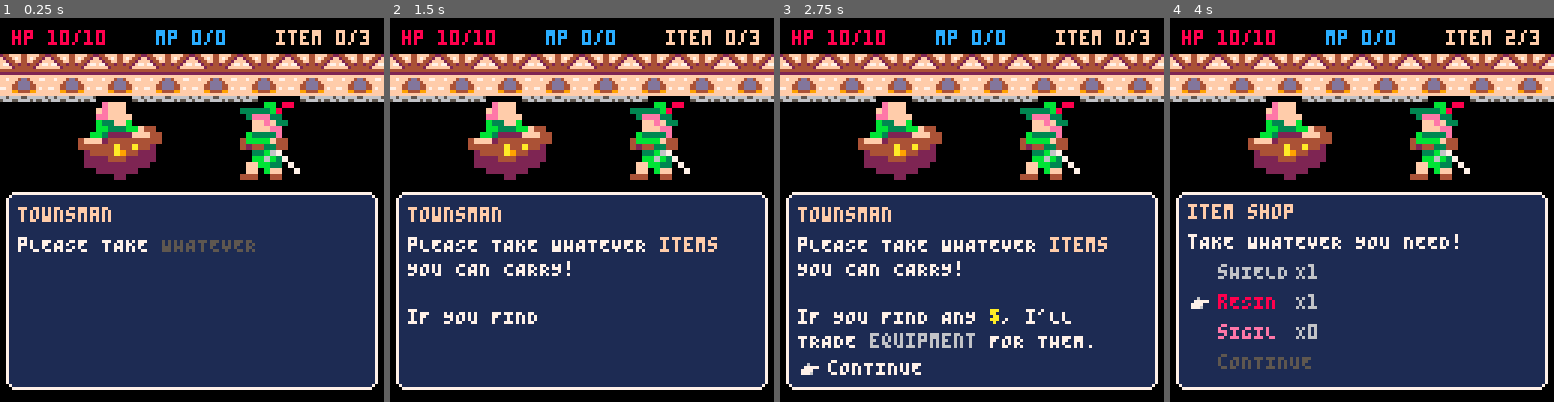
Above: before the commit, frames 1-4 (left to right).
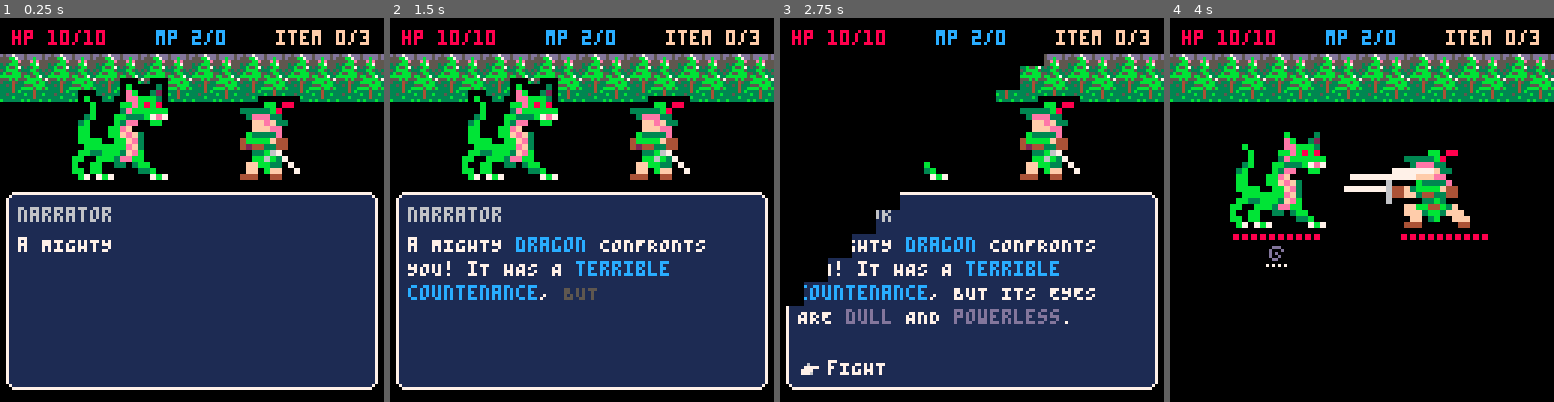
Above: after the commit, the same moments.

Repository: AddisonMink/pico8-prg
Game: PICO-8 cartridge main.p8
Same seed, same stepped clock (60 frames per second), same inputs: the game is played once before the commit and once after it.
Inputs:
- Up to frame 1 (0.25 s): no input
- Up to frame 2 (1.5 s): tap X (X key) at 0.33, 1.07 s; tap O (Z key) at 0.7 s
- Up to frame 3 (2.75 s): hold Right 1.6-2.1 s; tap O (Z key) at 1.7, 2.1, 2.5 s; tap X (X key) at 1.85 s; hold Up 2.15-2.42 s; hold Right from 2.47 s (still down)
- Up to frame 4 (4 s): tap O (Z key) at 2.9, 3.3, 3.7 s; tap X (X key) at 2.97 s; release Right at 3.03 s; hold Left 3.08-3.58 s; hold Down 3.63-3.97 s

The runs differ from the first frame. In frame 1, 18% of the frame differs, in the area x 0-100%, y 3-61%; in frame 2, 20%; in frame 3, 26%; in frame 4, 69%, in the area x 0-100%, y 3-97%.

Commit message:
add dragon fight.

Diff:
--- a/battle.lua
+++ b/battle.lua
@@ -33,8 +33,6 @@
   end
 
   local function start_turn()
-    menu = battle_menu_new()
-
     local next_state = nil
     if state.actor == enemy then
       local message, effects = enemy.behavior(global.player, enemy)
@@ -299,7 +297,7 @@
     end
 
     local status_width = num_status * 5
-    local status_padding = max(0, num_status-1) * 2
+    local status_padding = max(0, num_status - 1) * 2
 
     local status_x = x + size - (status_width + status_padding) / 2
 
@@ -340,10 +338,10 @@
       enemy_turn()
     elseif state.victory and btnp(4) then
       return { victory = true }
+    elseif state.alt_victory then
+      return { alt_victory = true }
     elseif state.defeat and btnp(4) then
       return { defeat = true }
-    elseif state.alt_victory then
-      return { alt_victory = true }
     end
   end
 
@@ -355,7 +353,7 @@
     draw_fighter(enemy, 64 - 32 - 12)
 
     if state.select_action then
-      menu:draw()
+      state.menu:draw()
     elseif state.victory then
       local string = "v i c t o r y !"
       print(string, 64 - #string * 2, 88, 7)
--- a/dialogue.lua
+++ b/dialogue.lua
@@ -74,6 +74,7 @@
     page.option_idx = 1
     page.state_machine_result = nil
     if page.state_machine then
+      page.text_crawl_done = true
       tools[page.state_machine]:load()
     end
   end
@@ -98,9 +99,8 @@
   local function advance_to_next_page()
     local page = pages[page_idx]
     local callback_result = nil
-    if page.callback then
-      callback_result = tools[page.callback](page.option_idx)
-    end
+    local arg = page.state_machine_result or page.option_idx
+    local callback_result = page.callback and tools[page.callback](arg)
 
     if callback_result and callback_result.result then
       return callback_result.result
@@ -117,14 +117,16 @@
     if #pages == 0 then return end
     local page = pages[page_idx]
 
-    if page.state_machine and not page.state_machine_result then
-      page.state_machine_result = tools[page.state_machine]:update()
-    elseif page.state_machine and page.state_machine_result then
-      return advance_to_next_page()
-    elseif state.fade_in and time() - state.fade_in > transition_dur then
+    if state.fade_in and time() - state.fade_in > transition_dur then
       state = { normal = true }
     elseif state.normal and page.text_crawl_done then
-      if btnp(2) then
+      if page.state_machine then
+        local result = tools[page.state_machine]:update()
+        if result then
+          page.state_machine_result = result
+          return advance_to_next_page()
+        end
+      elseif btnp(2) then
         page.option_idx = (page.option_idx - 2) % #page.options + 1
       elseif btnp(3) then
         page.option_idx = page.option_idx % #page.options + 1
--- a/dialogues.lua
+++ b/dialogues.lua
@@ -387,3 +387,72 @@
     end
   }
 )
+
+dragon = dialogue_new(
+  function()
+    return global.flags.dragon_defeated and 3
+        or global.flags.dragon_cured and 5
+  end,
+  [[
+@page
+@background forest
+@npc dragon
+@title <c6>NARRATOR<r>
+@body
+A mighty <c12>DRAGON<r> confronts you! It has a <c12>TERRIBLE COUNTENANCE<r>, but its eyes are <c13>DULL<r> and <c13>POWERLESS<r>.
+@body
+@option Fight
+@screen_transition
+
+@page
+@state_machine fight
+@callback post_fight
+@screen_transition
+
+@page
+@background forest
+@title <c6>NARRATOR<r>
+@body
+The <c12>DRAGON<r> lies motionless on the ground.
+@body
+@option Leave
+@callback leave
+
+@page
+@background forest
+@title <c6>NARRATOR<r>
+@body
+The <c12>DRAGON<r>'s eyes clear, and it lumbers back to the <c6>MOUNTAINS<r>.
+@body
+@option Continue
+
+@page
+@background forest
+@title <c6>NARRATOR<r>
+@body
+The <c12>DRAGON<r> is gone.
+@body
+@option Leave
+@callback leave
+]],
+  {
+    fight = battle_new(
+      enemy_dragon,
+      function(player, enemy) return not enemy.status.enchanted end
+    ),
+    post_fight = function(battle_result)
+      if battle_result.defeat then
+        return { result = "game_over" }
+      elseif battle_result.victory then
+        global.flags.dragon_defeated = true
+        return { page = 3 }
+      elseif battle_result.alt_victory then
+        global.flags.dragon_cured = true
+        return { page = 4 }
+      end
+    end,
+    leave = function()
+      return { result = true }
+    end
+  }
+)
--- a/main.p8
+++ b/main.p8
@@ -10,14 +10,17 @@
 #include dialogue.lua
 #include item.lua
 #include item_shop.lua
-#include dialogues.lua
 #include equipment.lua
 #include spell.lua
 #include enemy.lua
 #include battle_menu.lua
 #include battle.lua
+#include dialogues.lua
 
-dialogue = townsman
+global.mp = 2
+global.spells[2] = true
+
+dialogue = dragon
 result = nil
 dialogue:load()
 
